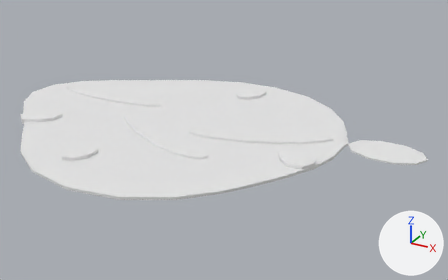
Renders of the glTF model game/assets/mess/mess_smear.glb from each side of a commit.
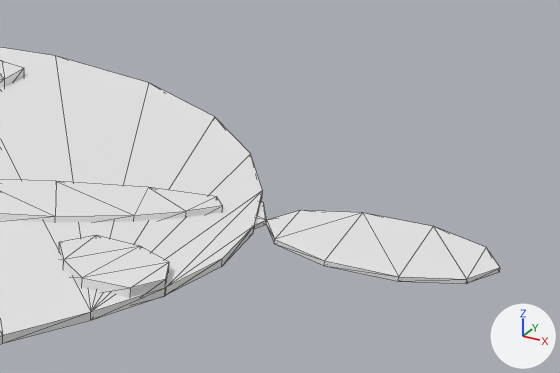
Each version appears first whole from a 50 mm lens placed at (0.627, -0.936, 0.46), pointed at (0.106, 0.011, -0.014), and next in a close-up on the part from 58% to 100% of the width and 25% to 70% of the height. Every picture has the same lights, and +X, +Y and +Z are marked at lower right. The first two pictures are the older version. The close-ups show mesh edges as thin lines. Where no turn or scale is listed for an object, it has been applied to the vertices. Vertices at exactly the same position are counted once.

The first close-up shows 'MessSmear_Body'.
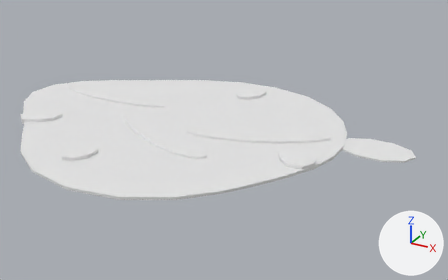
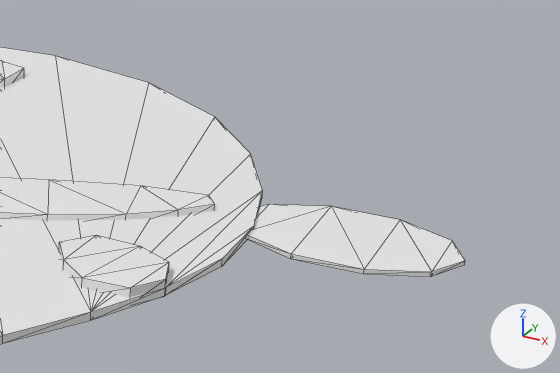
What differs and where, as boxes (x1, y1, x2, y2) in the close-ups (560 x 373 px; the box of a moved part takes in the faces that stretch with it):
'MessSmear_Body', reshaped
    before: (0, 47, 500, 344)
    after: (0, 47, 465, 344)
part 1 of me_smear_water, moved or reshaped
    before: (0, 179, 223, 222)
    after: (0, 178, 215, 220)
part 2 of me_smear_water, moved or reshaped
    before: (255, 201, 500, 284)
    after: (248, 204, 465, 277)

What changed in the scene script:
```text
Change me_smear_water:
    used by ob_messsmear_body; location = (0.0, 0.0, 0.0)
    remove me_smear_water.from_pydata(...)  # 272 vertices, 504 faces; spans x -0.369..0.47, y -0.305..0.286, z 0.001..0.012
    add me_smear_water.from_pydata(...)  # 272 vertices, 504 faces; spans x -0.369..0.45, y -0.305..0.286, z 0.001..0.012
    me_smear_water part 1: the loose piece of 28 vertices spanning x 0.057..0.303, y -0.037..0.076, z 0.001..0.01 is moved by (-0.005, 0.0, 0.0)
    me_smear_water part 2: the loose piece of 34 vertices spanning x 0.26..0.47, y 0.03..0.11, z 0.001..0.004 is moved by (-0.02, 0.0, 0.0)
    other edits to the shape of me_smear_water do not show in these pictures
```
